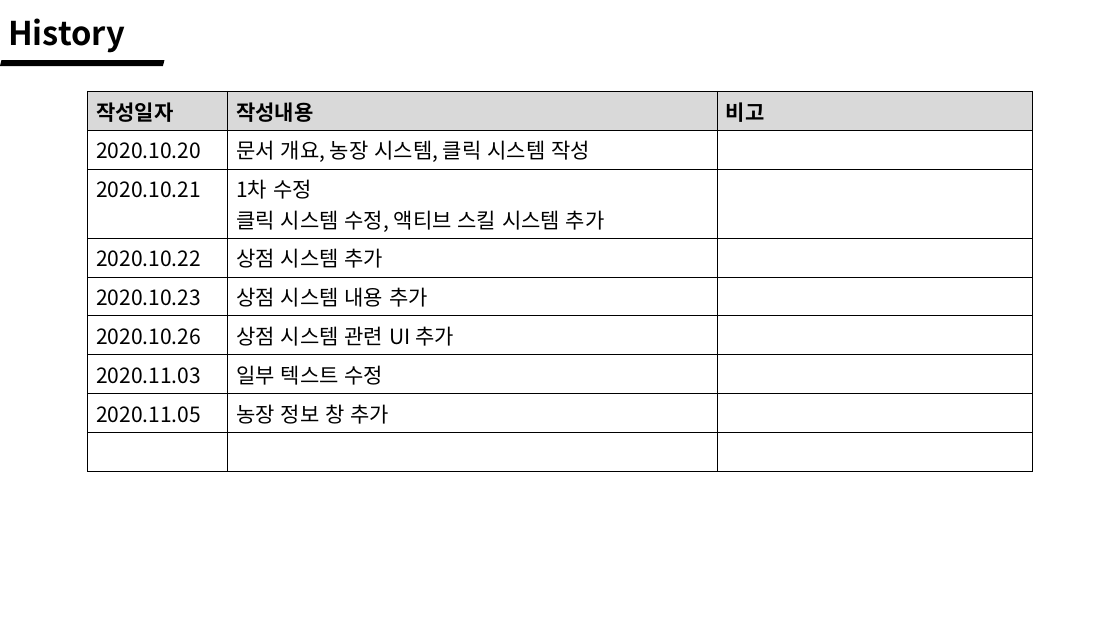
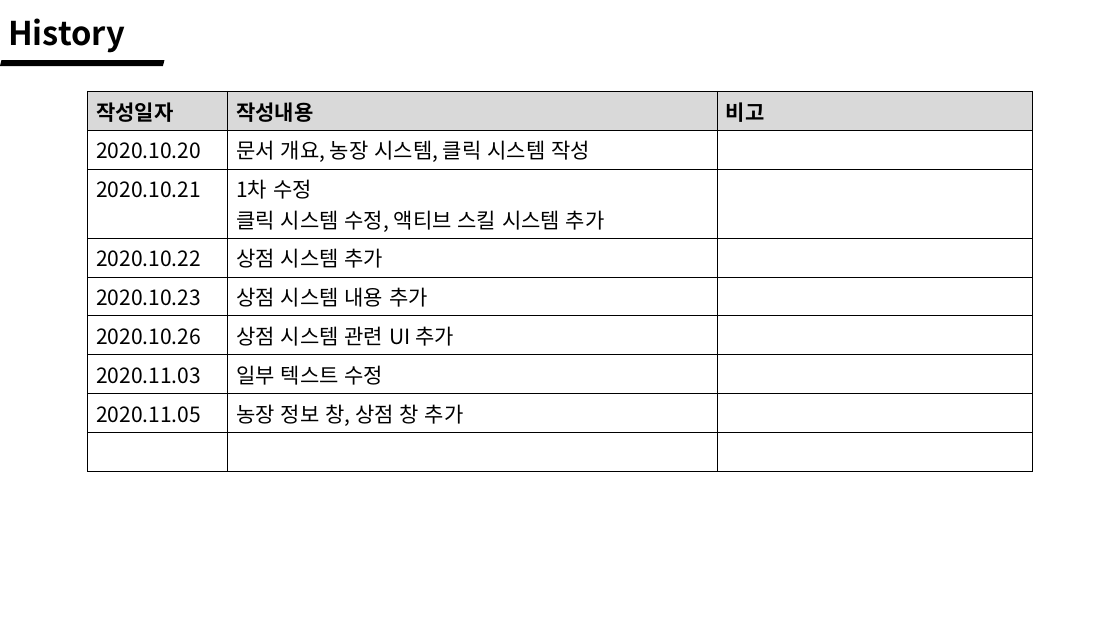
Before and after one commit to wlrud753/CarryCarrot, a slide deck: slide 2 of 기획서/당근키우기 시스템.pptx. Drawn at 1120x630 pixels with LibreOffice and Linux fonts; fonts in the diff are those of the drawing. Boxes give left, top, right and bottom in pixels: in the first picture for what was removed or moved away, otherwise in the second. Text is boxed around its words. In the diff, an @@ line names an element or a change of style, - is before the commit and + after.

```diff
--- a/기획서/당근키우기 시스템.pptx
+++ b/기획서/당근키우기 시스템.pptx
@@ table at (88,92,1033,461) @@
-row 8, column 2: 농장 정보 창 추가
+row 8, column 2: 농장 정보 창, 상점 창 추가
```
Also in this commit, not shown: 5 other slides changed, 1 slide added.
